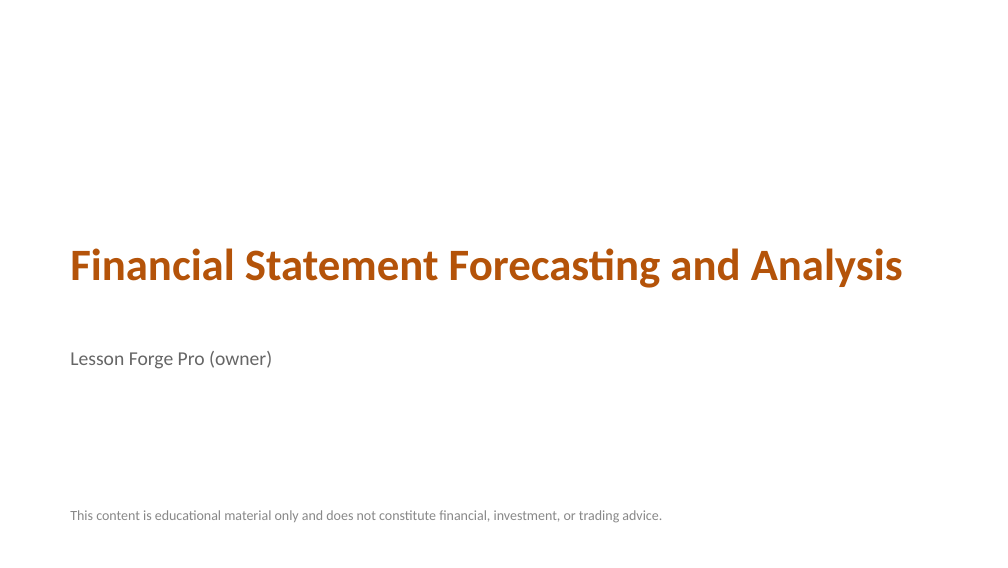
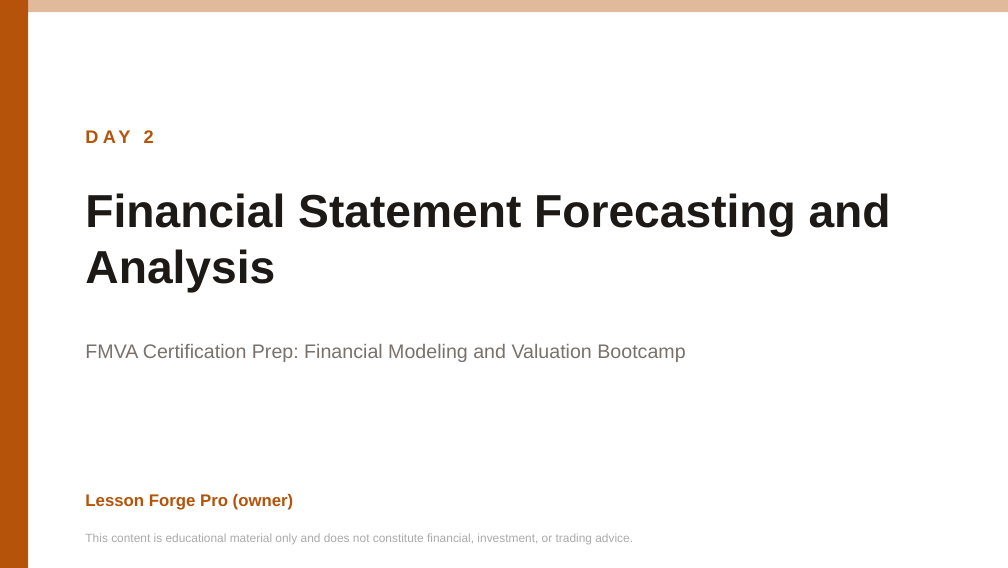
Before and after one commit to mbinmahfooz74-svg/lesson-forge-pro, a slide deck: slide 1 of docs/fmva/packs/day2-slides.pptx. Drawn at 1008x568 pixels with LibreOffice and Linux fonts; fonts in the diff are those of the drawing. Boxes give left, top, right and bottom in pixels: in the first picture for what was removed or moved away, otherwise in the second. Text is boxed around its words. In the diff, an @@ line names an element or a change of style, - is before the commit and + after.

```diff
--- a/docs/fmva/packs/day2-slides.pptx
+++ b/docs/fmva/packs/day2-slides.pptx
@@ rectangle added at <box>0,0,28,568</box>, fill #B45309 @@
@@ rectangle added at <box>28,0,1008,12</box>, fill #B45309 at 40% opacity @@
@@ text added at <box>144,130,154,143</box>, 13 pt, text #B45309, bold @@
+DAY 2
@@ text "Financial Statement Forecasting and Analysis": place and size @@
-text "Financial Statement Forecasting and Analysis" at <box>70,248,903,288</box>
+text "Financial Statement Forecasting and Analysis" at <box>85,193,891,292</box>
@@ text "Financial Statement Forecasting and Analysis" at <box>85,193,891,292</box>: size 32 to 33 pt, font Calibri to Arial, text colour #B45309 to #1C1917 @@
@@ text added at <box>85,344,685,362</box>, 14 pt, text #78716C @@
+FMVA Certification Prep: Financial Modeling and Valuation Bootcamp
@@ text "Lesson Forge Pro (owner)": place and size @@
-text "Lesson Forge Pro (owner)" at <box>70,351,272,369</box>
+text "Lesson Forge Pro (owner)" at <box>85,493,294,510</box>
@@ text "Lesson Forge Pro (owner)" at <box>85,493,294,510</box>: size 14 to 12 pt, font Calibri to Arial, text colour #666666 to #B45309, bold on @@
@@ text "This content is educational material ...": place and size @@
-text "This content is educational material ..." at <box>70,510,662,523</box>
+text "This content is educational material ..." at <box>85,533,633,544</box>
@@ text "This content is educational material ..." at <box>85,533,633,544</box>: size 10 to 8.5 pt, font Calibri to Arial, text colour #888888 to #AAAAAA @@
```
Also in this commit, not shown: 1 other slide changed, 17 slides added, 10 slides removed, 30 other files.
